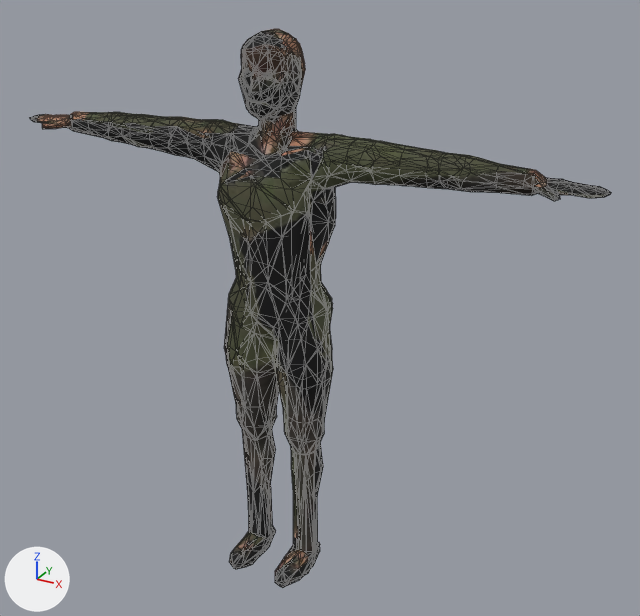
A saved change to the glTF model godot/assets/characters/look/look_pz_survivor.glb.
Before and after are seen from a camera (50 mm lens) standing at (1.31, -2.12, 2.03) and looking at (0.11, 0.06, 0.93). Every picture has the same lights, and +X, +Y and +Z are marked at lower left. The picture after the commit comes second. Mesh edges are drawn as thin lines. Vertices at exactly the same position are counted once.

In view in the first picture: 'body_lod0.001', 'body_lod1.001', 'body_lod2.001'.
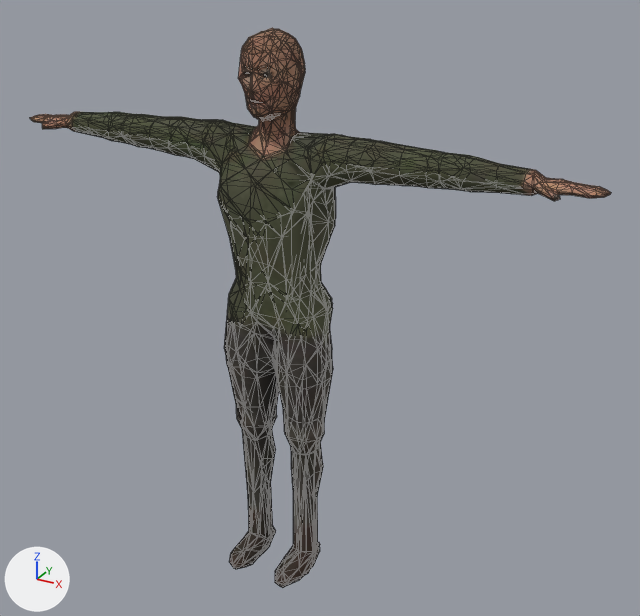
Pixel boxes [x1, y1, x2, y2] of what changed, in the pictures (640 x 616 px; the box of a moved part takes in the faces that stretch with it):
```json
{"object": "body_lod2.001", "change": "reshaped", "before": [30, 29, 608, 588], "after": [30, 28, 608, 588]}
{"object": "body_lod1.001", "change": "reshaped", "before": [33, 29, 611, 585], "after": [33, 30, 611, 585]}
{"part": 1, "of": "me_body_lod0_001", "change": "moved or reshaped", "before": [239, 40, 299, 139], "after": [241, 40, 300, 137]}
{"part": 2, "of": "me_body_lod0_001", "change": "surface changed", "before": [30, 29, 610, 587], "after": [30, 29, 610, 587]}
{"part": 3, "of": "me_body_lod1_001", "change": "moved or reshaped", "before": [239, 31, 305, 149], "after": [241, 31, 305, 149]}
{"part": 4, "of": "me_body_lod1_001", "change": "surface changed", "before": [33, 30, 611, 585], "after": [33, 30, 611, 585]}
{"part": 5, "of": "me_body_lod2_001", "change": "moved or reshaped", "before": [115, 29, 469, 192], "after": [115, 28, 467, 191]}
{"part": 6, "of": "me_body_lod2_001", "change": "surface changed", "before": [30, 112, 608, 588], "after": [30, 37, 608, 588]}
```

Scene script edits in JSON lines:
```json
{"block": "me_body_lod0_001", "where": "# used by ob_body_lod0_001; location = (0.0, 0.0, 0.0)"}
{"op": "remove", "block": "me_body_lod0_001", "code": "me_body_lod0_001.from_pydata(...)  # 1348 vertices, 2608 faces; spans x -0.93..0.93, y -0.17..0.12, z 0.0..1.75"}
{"op": "add", "block": "me_body_lod0_001", "code": "me_body_lod0_001.from_pydata(...)  # 1348 vertices, 2607 faces; spans x -0.93..0.93, y -0.17..0.12, z 0.0..1.75"}
{"block": "me_body_lod0_001", "change": "me_body_lod0_001 part 1: 11 vertices moved from x -0.06..0.06, y -0.09..-0.02, z 1.56..1.71 to x -0.05..0.06, y -0.09..-0.02, z 1.56..1.71; 69 vertices removed from x -0.07..0.08, y -0.1..0.05, z 1.47..1.71; 68 vertices added at x -0.08..0.08, y -0.1..0.05, z 1.48..1.71"}
{"block": "me_body_lod0_001", "change": "me_body_lod0_001 part 2: 2235 kept faces spanning x -0.93..0.93, y -0.17..0.12, z 0.0..1.75 get new texture (UV) coordinates"}
{"block": "me_body_lod0_001", "change": "other edits to the shape of me_body_lod0_001 do not show in these pictures"}
{"block": "me_body_lod1_001", "where": "me_body_lod1_001.from_pydata(...)  # 666 vertices, 1236 faces; spans x -0.93..0.93, y -0.17..0.12, z 0.0..1.75"}
{"block": "me_body_lod1_001", "where": "# used by ob_body_lod1_001; location = (0.0, 0.0, 0.0)"}
{"block": "me_body_lod1_001", "change": "me_body_lod1_001 part 3"}
{"block": "me_body_lod1_001", "change": "51 vertices are removed from x -0.08..0.08, y -0.09..0.07, z 1.48..1.74"}
{"block": "me_body_lod1_001", "change": "166 faces are deleted"}
{"block": "me_body_lod1_001", "change": "9 vertices move from x -0.04..0.07, y -0.09..0.11, z 1.52..1.71 to x -0.05..0.06, y -0.09..0.1, z 1.52..1.7"}
{"block": "me_body_lod1_001", "change": "51 vertices are added at x -0.08..0.08, y -0.1..0.08, z 1.47..1.73"}
{"block": "me_body_lod1_001", "change": "166 new faces join them"}
{"block": "me_body_lod1_001", "change": "me_body_lod1_001 part 4: 1035 kept faces spanning x -0.93..0.93, y -0.17..0.12, z 0.0..1.75 get new texture (UV) coordinates"}
{"block": "me_body_lod2_001", "where": "# used by ob_body_lod2_001; location = (0.0, 0.0, 0.0)"}
{"op": "remove", "block": "me_body_lod2_001", "code": "me_body_lod2_001.from_pydata(...)  # 351 vertices, 610 faces; spans x -0.93..0.93, y -0.18..0.12, z 0.0..1.75"}
{"op": "add", "block": "me_body_lod2_001", "code": "me_body_lod2_001.from_pydata(...)  # 351 vertices, 611 faces; spans x -0.93..0.93, y -0.18..0.12, z 0.0..1.75"}
{"block": "me_body_lod2_001", "change": "me_body_lod2_001 part 5"}
{"block": "me_body_lod2_001", "change": "33 vertices are removed from x -0.58..0.53, y -0.1..0.11, z 1.38..1.75"}
{"block": "me_body_lod2_001", "change": "125 faces are deleted"}
{"block": "me_body_lod2_001", "change": "12 vertices move from x -0.07..0.07, y -0.09..0.1, z 1.52..1.73 to x -0.07..0.05, y -0.09..0.1, z 1.52..1.75"}
{"block": "me_body_lod2_001", "change": "33 vertices are added at x -0.56..0.53, y -0.1..0.1, z 1.38..1.73"}
{"block": "me_body_lod2_001", "change": "126 new faces join them"}
{"block": "me_body_lod2_001", "change": "me_body_lod2_001 part 6: 472 kept faces spanning x -0.93..0.93, y -0.18..0.12, z 0.0..1.75 get new texture (UV) coordinates"}
```
